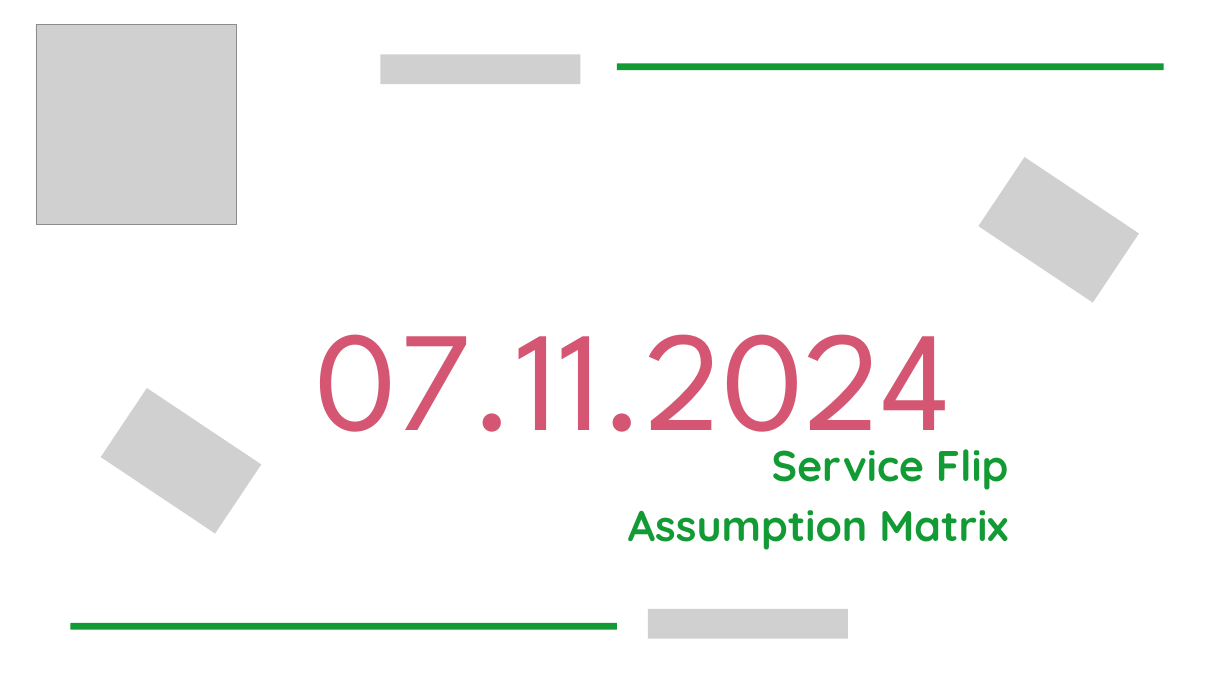
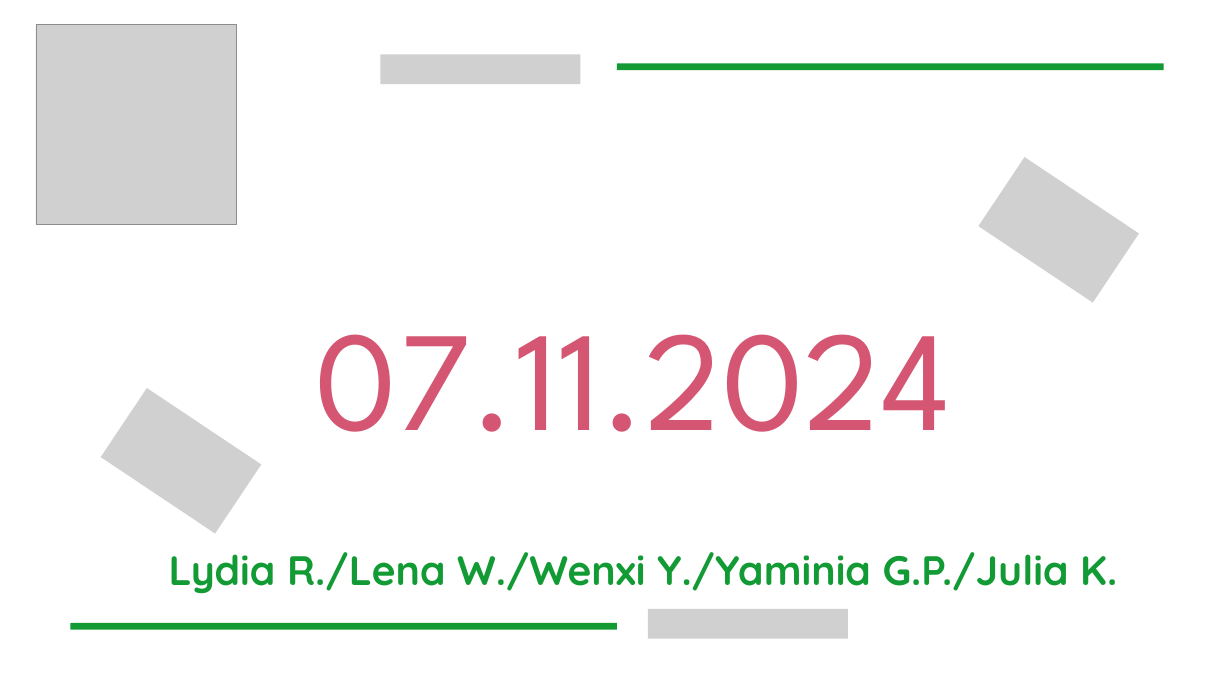
Before and after one commit to plant2go/design, a slide deck: slide 1 of praesentation/Plant2Go_Presentation_07112024.pptx. Drawn at 1232x693 pixels with LibreOffice and Linux fonts; fonts in the diff are those of the drawing; grey boxes stand for pictures. Boxes give left, top, right and bottom in pixels: in the first picture for what was removed or moved away, otherwise in the second. Text is boxed around its words. In the diff, an @@ line names an element or a change of style, - is before the commit and + after.

```diff
--- a/praesentation/Plant2Go_Presentation_07112024.pptx
+++ b/praesentation/Plant2Go_Presentation_07112024.pptx
@@ text at box(169, 552, 1117, 594): text changed; size 50.1 to 48 pt @@
-Service Flip
-Assumption Matrix
+Lydia R./Lena W./Wenxi Y./Yaminia G.P./Julia K.
```
Also in this commit, not shown: 11 other files.
